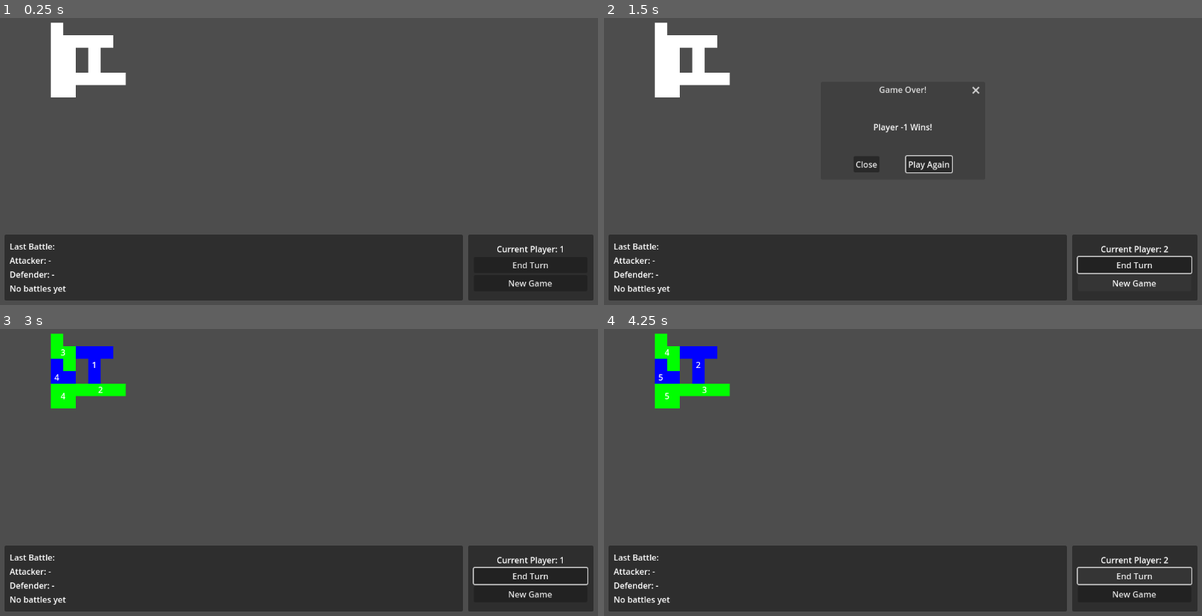
Above: before the commit, frames 1-4 (two rows, left to right).
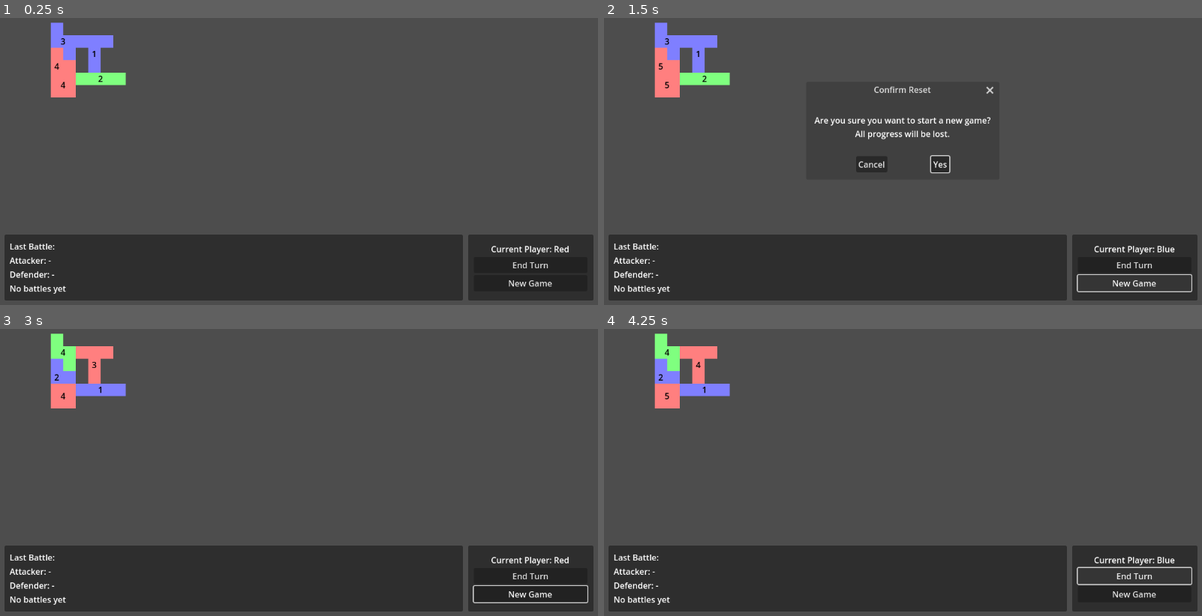
Above: after the commit, the same moments.

Repository: Justin307/CardGame
Game: Godot game, scene res://main.tscn
The game is run twice, just before and just after one commit, with the same random seed, the same clock (stepped at 60 frames per second) and the same inputs.
Inputs:
- Up to frame 1 (0.25 s): no input
- Up to frame 2 (1.5 s): click "End Turn" at 0.5 s; click "New Game" at 1.25 s
- Up to frame 3 (3 s): click "New Game" at 2 s; click "Play Again" (after the commit: "Yes") at 2.75 s
- Up to frame 4 (4.25 s): click "End Turn" at 3.5 s

The runs differ from the first frame. In frame 1, 2.1% of the frame differs, in the area x 8-96%, y 1-83%; in frame 2, 3.5%, in the area x 8-99%, y 1-96%; in frame 3, 2.5%; in frame 4, 2.1%.

Commit message:
fixes, colors, more player logic support

Diff:
--- a/cardwars/game_manager.gd
+++ b/cardwars/game_manager.gd
@@ -8,6 +8,8 @@
 var territories := {}
 # Current player (1 or 2)
 var current_player := 1
+# Number of players
+var player_count := 3 # Change this to desired number of players
 # Territory adjacency map - defines which territories are neighbors
 var territory_neighbors := {
 	1: [2, 3],
@@ -44,14 +46,20 @@
 	battle_result_attacker_label = get_parent().get_node("UI/BattleResultPanel/VBoxContainer/AttackerLabel")
 	battle_result_defender_label = get_parent().get_node("UI/BattleResultPanel/VBoxContainer/DefenderLabel")
 	battle_result_outcome_label = get_parent().get_node("UI/BattleResultPanel/VBoxContainer/ResultLabel")
-	update_ui()
-
-# Handle input events (like Escape key)
+	reset_game()
+
+# Handle input events
 func _input(event):
 	if event is InputEventKey and event.pressed:
 		if event.keycode == KEY_ESCAPE:
 			print("Escape pressed - closing application")
 			get_tree().quit()
+		elif event.keycode == KEY_SPACE:
+			if win_dialog and not win_dialog.visible:
+				print("Space pressed - ending turn")
+				_on_end_turn_pressed()
+			else:
+				print("Space pressed but win dialog is visible; ignoring.")
 
 # When territory is selected/clicked
 func _on_territory_selected(territory_id):
@@ -67,12 +75,16 @@
 func clicked_own_territory(territory_id):
 	# Deselect source territory if clicked again
 	if source_territory_id == territory_id:
+		territories[territory_id].set_active(false)
 		source_territory_id = -1
 		print("Source territory deselected")
 	elif territories[territory_id].get_card_count() <= 1:
 		print("Cannot select territory with one or less cards!")
 		return
 	else:
+		if source_territory_id != -1:
+			territories[source_territory_id].set_active(false)
+		territories[territory_id].set_active(true)
 		source_territory_id = territory_id
 		print("Clicked own territory ", territory_id, " (Owner: ", territories[territory_id].get_territory_owner(), ")")
 
@@ -87,6 +99,7 @@
 		print("ERROR: Can only attack neighboring territories! Territory ", source_territory_id, " is not adjacent to ", territory_id)
 		return
 
+	territories[source_territory_id].set_active(false)
 	target_territory_id = territory_id
 	print("Attacking territory ", territory_id, " (Owner: ", territories[territory_id].get_territory_owner(), ")")
 	fight()
@@ -231,24 +244,25 @@
 # Update UI elements
 func update_ui():
 	if current_player_label:
-		current_player_label.text = "Current Player: " + str(current_player)
+		var color_name = Global.player_colors[current_player][2]
+		current_player_label.text = "Current Player: " + color_name
 
 # Update battle result panel with cards and results
 func update_battle_result_panel(attacker_cards: Array, defender_cards: Array, attacker_total: int, defender_total: int, result_text: String):
 	# Update attacker info
 	var attacker_player = territories[source_territory_id].get_territory_owner()
+	var attacker_color = Global.player_colors[attacker_player][2]
 	var attacker_cards_text = ""
 	for card in attacker_cards:
 		attacker_cards_text += card.display_value + card.suit + " "
-	battle_result_attacker_label.text = "Attacker (Player " + str(attacker_player) + "): " + attacker_cards_text.strip_edges() + " (Total: " + str(attacker_total) + ")"
-
+	battle_result_attacker_label.text = "Attacker (" + attacker_color + "): " + attacker_cards_text.strip_edges() + " (Total: " + str(attacker_total) + ")"
 	# Update defender info
 	var defender_player = territories[target_territory_id].get_territory_owner()
+	var defender_color = Global.player_colors[defender_player][2]
 	var defender_cards_text = ""
 	for card in defender_cards:
 		defender_cards_text += card.display_value + card.suit + " "
-	battle_result_defender_label.text = "Defender (Player " + str(defender_player) + "): " + defender_cards_text.strip_edges() + " (Total: " + str(defender_total) + ")"
-
+	battle_result_defender_label.text = "Defender (" + defender_color + "): " + defender_cards_text.strip_edges() + " (Total: " + str(defender_total) + ")"
 	# Update result
 	battle_result_outcome_label.text = result_text
 
@@ -258,12 +272,25 @@
 
 	# Add cards to all territories at end of turn
 	for territory in territories.values():
-		if territory.get_card_count() < 6:  # Max 6 cards per territory
+		if territory.get_card_count() < 6 and territory.get_territory_owner() == current_player:  # Max 6 cards per territory
 			territory.set_card_count(territory.get_card_count() + 1)
 
-	# Switch to next player
-	current_player = 3 - current_player  # Switches between 1 and 2
-	print("Switched to player ", current_player)
+	# Switch to next player who has at least one territory
+	var next_player = current_player
+	var found = false
+	for i in range(player_count):
+		next_player = (next_player % player_count) + 1
+		for territory in territories.values():
+			if territory.get_territory_owner() == next_player:
+				found = true
+				break
+		if found:
+			break
+	if found:
+		current_player = next_player
+		print("Switched to player ", current_player)
+	else:
+		print("No next player with territory found.")
 
 	# Reset selection
 	reset_selection()
@@ -298,12 +325,12 @@
 	territory_ids.shuffle()
 
 	# Assign territories randomly to players (split evenly)
-	var territories_per_player = int(territory_ids.size() / 2)
-
-	# Assign first half to player 1, second half to player 2
+	var territories_per_player = int(territory_ids.size() / player_count)
+
+	# Assign territories to players
 	for i in range(territory_ids.size()):
 		var territory_id = territory_ids[i]
-		var player_owner = 1 if i < territories_per_player else 2
+		var player_owner = (i % player_count) + 1
 		var random_card_count = randi_range(1, 4)
 
 		territories[territory_id].set_territory_owner(player_owner)
@@ -324,25 +351,21 @@
 
 # Check if someone won the game
 func check_win_condition():
-	var player_id = -1
-
+	var remaining_players = []
 	for territory in territories.values():
 		var territory_owner = territory.get_territory_owner()
-		if player_id == -1:
-			player_id = territory_owner
-		elif player_id != territory_owner:
-			# If we find a territory owned by a different player, we can stop
-			return
-	print("GAME OVER: Player ", player_id, " wins!")
-	show_win_dialog(player_id)
+		if not remaining_players.has(territory_owner):
+			remaining_players.append(territory_owner)
+	if remaining_players.size() == 1:
+		print("GAME OVER: Player ", remaining_players[0], " wins!")
+		show_win_dialog(remaining_players[0])
 
 # Show win dialog (placeholder for now)
 func show_win_dialog(winner_player: int):
 	print("Player ", winner_player, " has won the game!")
-
 	# Update win dialog text
-	win_label.text = "Player " + str(winner_player) + " Wins!"
-
+	var color_name = Global.player_colors[winner_player][2]
+	win_label.text = color_name + " Wins!"
 	# Show the dialog
 	win_dialog.popup_centered()
 
--- /dev/null
+++ b/cardwars/global.gd
@@ -0,0 +1,9 @@
+extends Node
+
+# Player colors
+var player_colors = {
+	1: [Color(1, 0.5, 0.5), Color(1, 0.2, 0.2), "Red"],
+	2: [Color(0.5, 0.5, 1), Color(0.2, 0.2, 1), "Blue"],
+	3: [Color(0.5, 1, 0.5), Color(0, 1, 0), "Green"],
+	4: [Color(1, 1, 0.5), Color(1, 1, 0), "Yellow"]
+}
--- a/cardwars/project.godot
+++ b/cardwars/project.godot
@@ -14,3 +14,7 @@
 run/main_scene="uid://dcqei64muvsa0"
 config/features=PackedStringArray("4.4", "Forward Plus")
 config/icon="res://icon.svg"
+
+[autoload]
+
+Global="*res://global.gd"
--- a/cardwars/territory.gd
+++ b/cardwars/territory.gd
@@ -6,13 +6,8 @@
 var owner_id: int = -1
 # Card count
 var cards: int = 0
-# Player colors
-var player_colors = {
-	0: Color(1, 0, 0),   # Červená
-	1: Color(0, 0, 1),   # Modrá
-	2: Color(0, 1, 0),   # Zelená
-	3: Color(1, 1, 0)    # Žlutá
-}
+# Active
+var active: bool = false
 
 var neighbors = []
 
@@ -22,15 +17,17 @@
 # Set owner of territory
 func set_territory_owner(player_id: int) -> void:
 	owner_id = player_id
-	if player_colors.has(player_id):
-		$Polygon2D.color = player_colors[player_id]
-	else:
-		$Polygon2D.color = Color(1, 1, 1) # VWhite
+	update_color()
 
 # Set card count
 func set_card_count(count: int) -> void:
 	cards = count
 	$Label.text = str(cards)
+
+# Set active
+func set_active(state: bool) -> void:
+	active = state
+	update_color()
 
 func add_neighbor(neighbor_id: int):
 	neighbors.append(neighbor_id)
@@ -46,11 +43,24 @@
 func get_neighbors() -> Array:
 	return neighbors
 
+func update_color() -> void:
+	if Global.player_colors.has(owner_id):
+		if active:
+			$Polygon2D.color = Global.player_colors[owner_id][1]
+		else:
+			$Polygon2D.color = Global.player_colors[owner_id][0]
+	else:
+		$Polygon2D.color = Color(1, 1, 1) # White
+
+func _draw() -> void:
+	$Label.add_theme_color_override("font_color", Color(0,0,0))
+
 func _ready() -> void:
 	# Add this territory to the territories group
 	add_to_group("territories")
 	# Connect to input_event signal of Area2D
 	connect("input_event", Callable(self, "_on_input_event"))
+	connect("draw", Callable(self, "_draw"))
 
 # When mouse clicked
 func _on_input_event(_viewport, event, _shape_idx) -> void:
Not shown, added: cardwars/global.gd.uid
